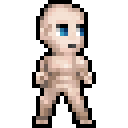
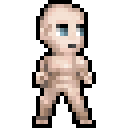
Layered file, before and after one edit (128×128). Changes by layer:
added layer "eye_gray" above "eye_hazel" over [60, 28, 84, 36]
